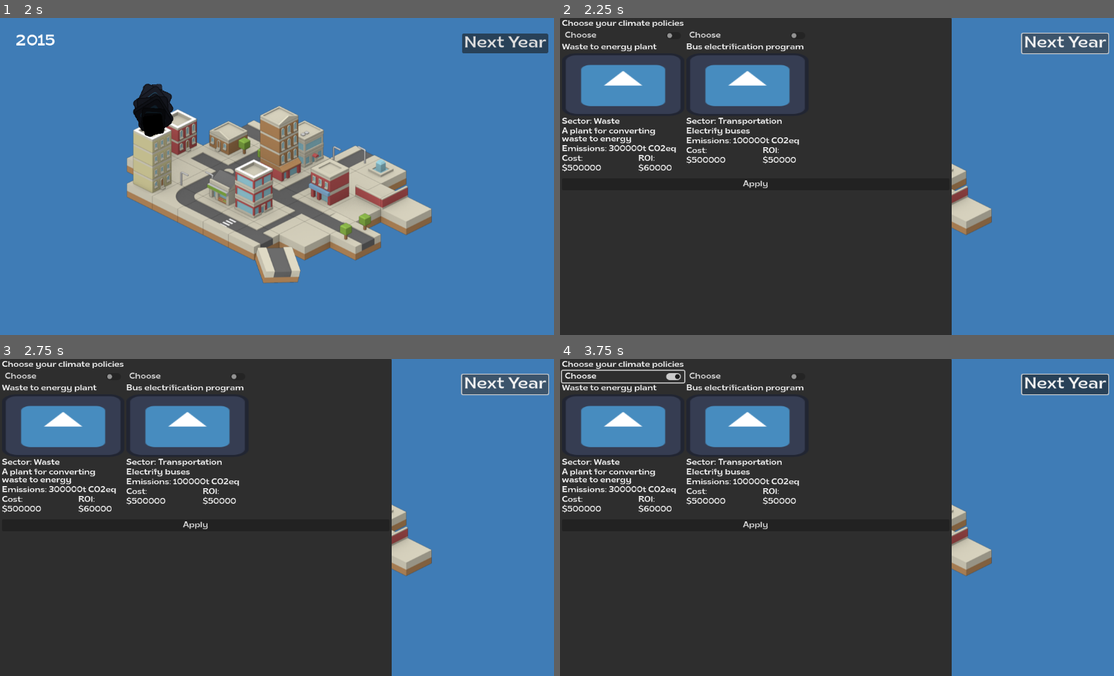
Above: before the commit, frames 1-4 (two rows, left to right).
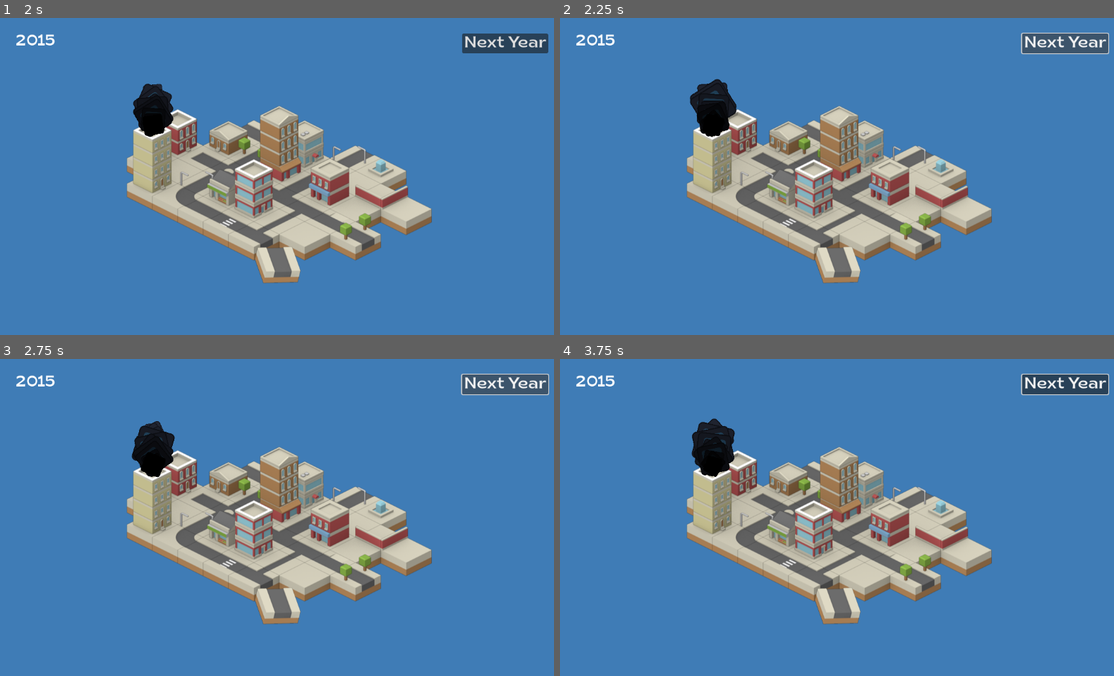
Above: after the commit, the same moments.

Repository: Open-Earth-Foundation/emissionary_game
Game: Godot game, scene res://scenes/game.tscn
The game is run twice, just before and just after one commit, with the same random seed, the same clock (stepped at 60 frames per second) and the same inputs. The engine's default icon, where the game draws it, is replaced by a stand-in: a white triangle on a blue panel in a dark square.
Inputs (mouse positions are in pixels of both pictures, inside the frame that each line leads up to):
- Up to frame 1 (2 s): click (277, 37) at 0.52 s; type "12" at 0.6 s; click "START" at 1.25 s
- Up to frame 2 (2.25 s): click "Next Year" at 2 s
- Up to frame 3 (2.75 s): no input
- Up to frame 4 (3.75 s): click "Next Year" at 2.75 s; click (620, 378) at 3.5 s, where only the run before the commit has a clickable "Choose"

Frame 1 is identical in both runs. In frame 2, 67% of the frame differs, in the area x 0-71%, y 0-100%; in frame 3, 67%; in frame 4, 67%.
Error after the commit: Invalid access to property or key 'title' on a base object of type 'Dictionary'. (res://scripts/decision_making.gd:27)

Commit message:
feat: load policies
Signed-off-by: Evan Prodromou <evan@openearth.org>

Diff:
--- a/scenes/decision_making.tscn
+++ b/scenes/decision_making.tscn
@@ -45,6 +45,7 @@
 texture = ExtResource("2_s0qny")
 
 [node name="PolicySectorContainer" type="HBoxContainer" parent="VBoxContainer/PolicyList/PolicyCard"]
+visible = false
 layout_mode = 2
 
 [node name="PolicySectorLabel" type="Label" parent="VBoxContainer/PolicyList/PolicyCard/PolicySectorContainer"]
--- a/scripts/decision_making.gd
+++ b/scripts/decision_making.gd
@@ -9,29 +9,13 @@
 	"III": "Waste"
 }
 
-var available_policies = [
-	{
-		"title": "Waste to energy plant",
-		"description": "A plant for converting waste to energy",
-		"sector": "III",
-		"cost": 500000,
-		"impact": 300000,
-		"roi": 60000
-	},
-	{
-		"title": "Bus electrification program",
-		"description": "Electrify buses",
-		"sector": "II",
-		"cost": 500000,
-		"impact": 100000,
-		"roi": 50000
-	}
-]
-
 # Called when the node enters the scene tree for the first time.
 
 func _ready():
-	var policies = choose_policies(available_policies)
+	pass
+
+func newPolicies(year):
+	var policies = choose_policies(Policies.available)
 	var seenOnce = false
 	for policy in policies:
 		var newCard
@@ -47,10 +31,7 @@
 		newCard.get_node('PolicyPropertiesContainer/PolicyCostContainer/PolicyCost').text = "$" + str(policy['cost'])
 		newCard.get_node('PolicyPropertiesContainer/PolicyROIContainer/PolicyROI').text = "$" + str(policy['roi'])
 		policyList.add_child(newCard)
-
-func newPolicies(year):
 	show()
-	pass
 
 # Called every frame. 'delta' is the elapsed time since the previous frame.
 func _process(delta):
Not shown: 1 places in scenes/game.tscn that only renumber resources
